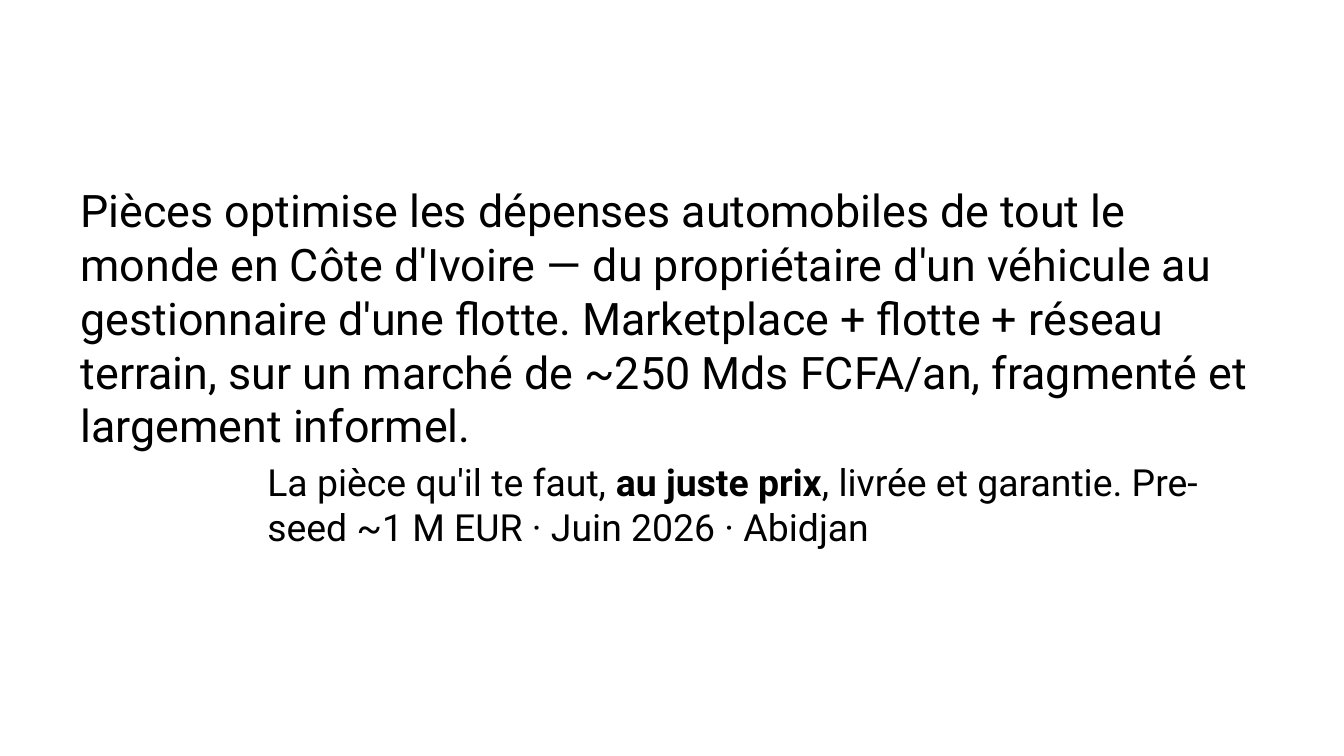
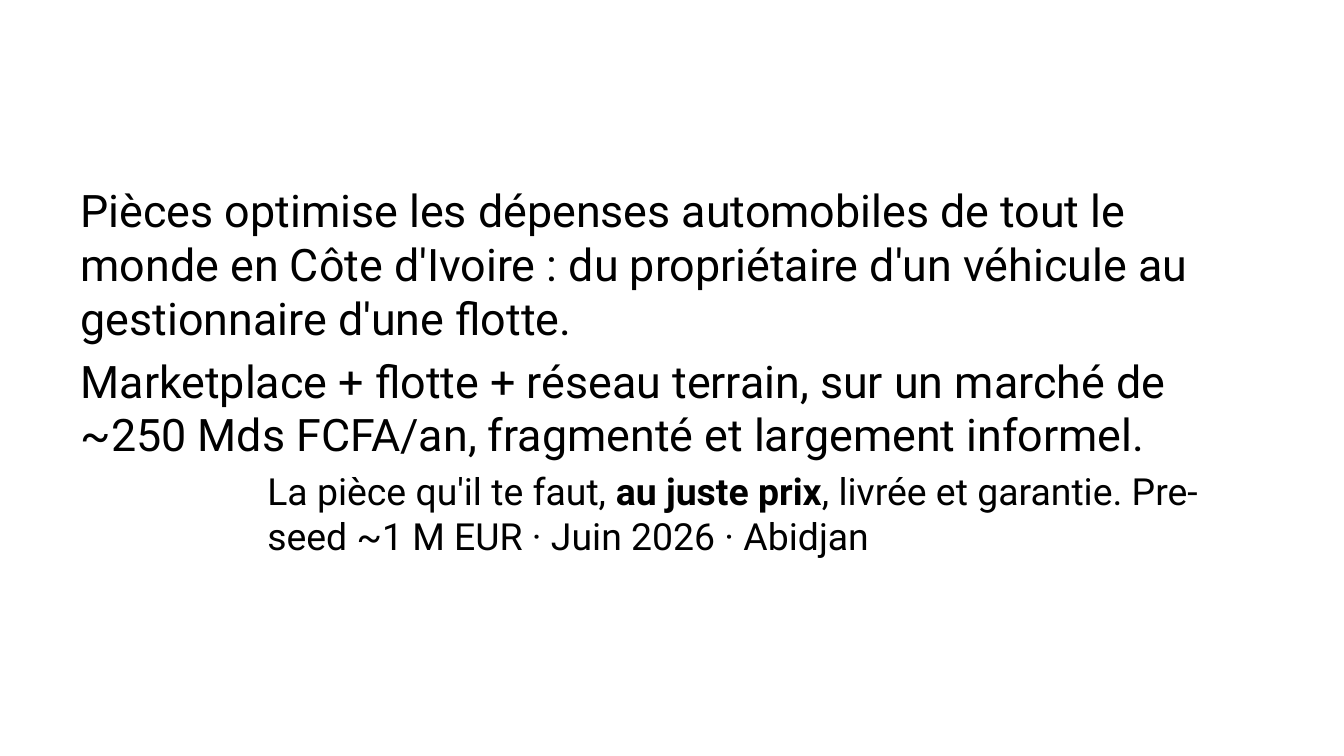
Before and after one commit to Fefer79/pieces, a slide deck: slide 2 of docs/pitch-deck-pieces-2026-06.pptx. Drawn at 1344x756 pixels with LibreOffice and Linux fonts; fonts in the diff are those of the drawing. Boxes give left, top, right and bottom in pixels: in the first picture for what was removed or moved away, otherwise in the second. Text is boxed around its words. In the diff, an @@ line names an element or a change of style, - is before the commit and + after.

```diff
--- a/docs/pitch-deck-pieces-2026-06.pptx
+++ b/docs/pitch-deck-pieces-2026-06.pptx
@@ text at (81, 193, 1187, 461): text changed @@
-Pièces optimise les dépenses automobiles de tout le monde en Côte d'Ivoire — du propriétaire d'un véhicule au gestionnaire d'une flotte. Marketplace + flotte + réseau terrain, sur un marché de ~250 Mds FCFA/an, fragmenté et largement informel.
+Pièces optimise les dépenses automobiles de tout le monde en Côte d'Ivoire : du propriétaire d'un véhicule au gestionnaire d'une flotte.
+Marketplace + flotte + réseau terrain, sur un marché de ~250 Mds FCFA/an, fragmenté et largement informel.
```
Also in this commit, not shown: 10 other slides changed, 1 slide added, 1 slide removed.
